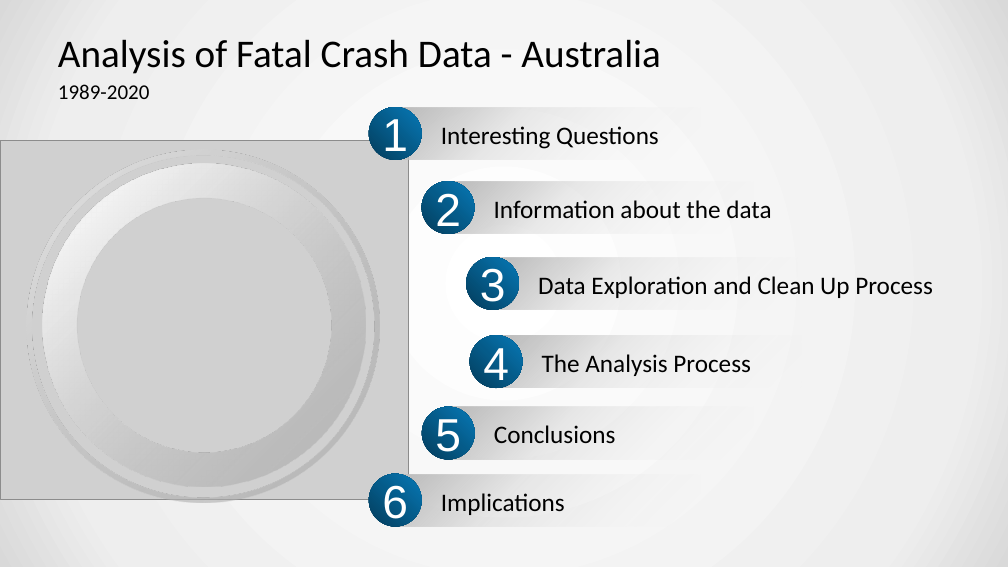
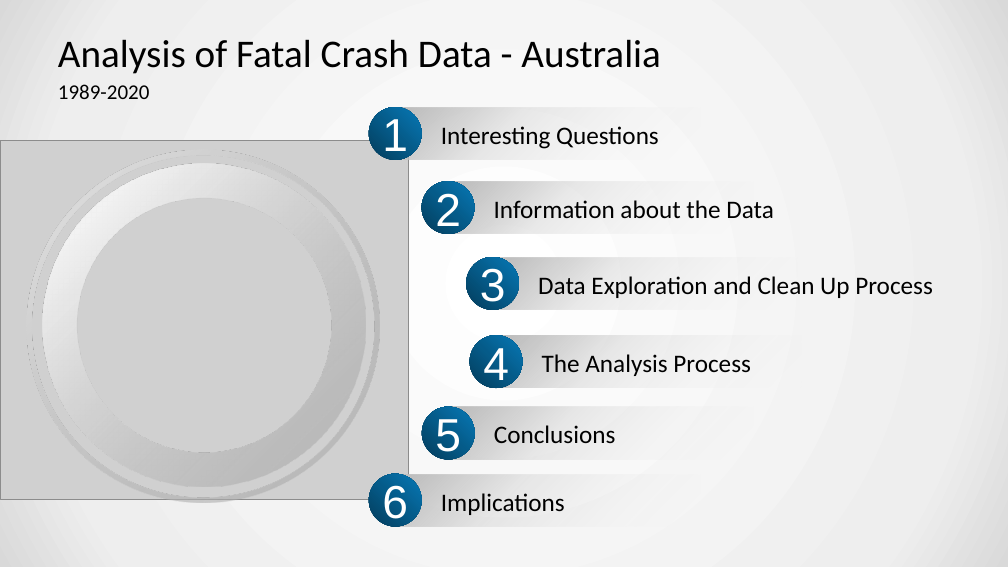
Before and after one commit to kpellas/Project_1, a slide deck: slide 1 of Project Presentation.pptx. Drawn at 1008x567 pixels with LibreOffice and Linux fonts; fonts in the diff are those of the drawing; grey boxes stand for pictures. Boxes give left, top, right and bottom in pixels: in the first picture for what was removed or moved away, otherwise in the second. Text is boxed around its words. In the diff, an @@ line names an element or a change of style, - is before the commit and + after.

Commit message:
Slide deck to include some demographic analysis

```diff
--- a/Project Presentation.pptx
+++ b/Project Presentation.pptx
@@ text at (494, 200, 774, 218): text changed @@
-Information about the data
+Information about the Data
```
Also in this commit, not shown: 4 other slides changed, 23 slides added, 9 slides removed.
